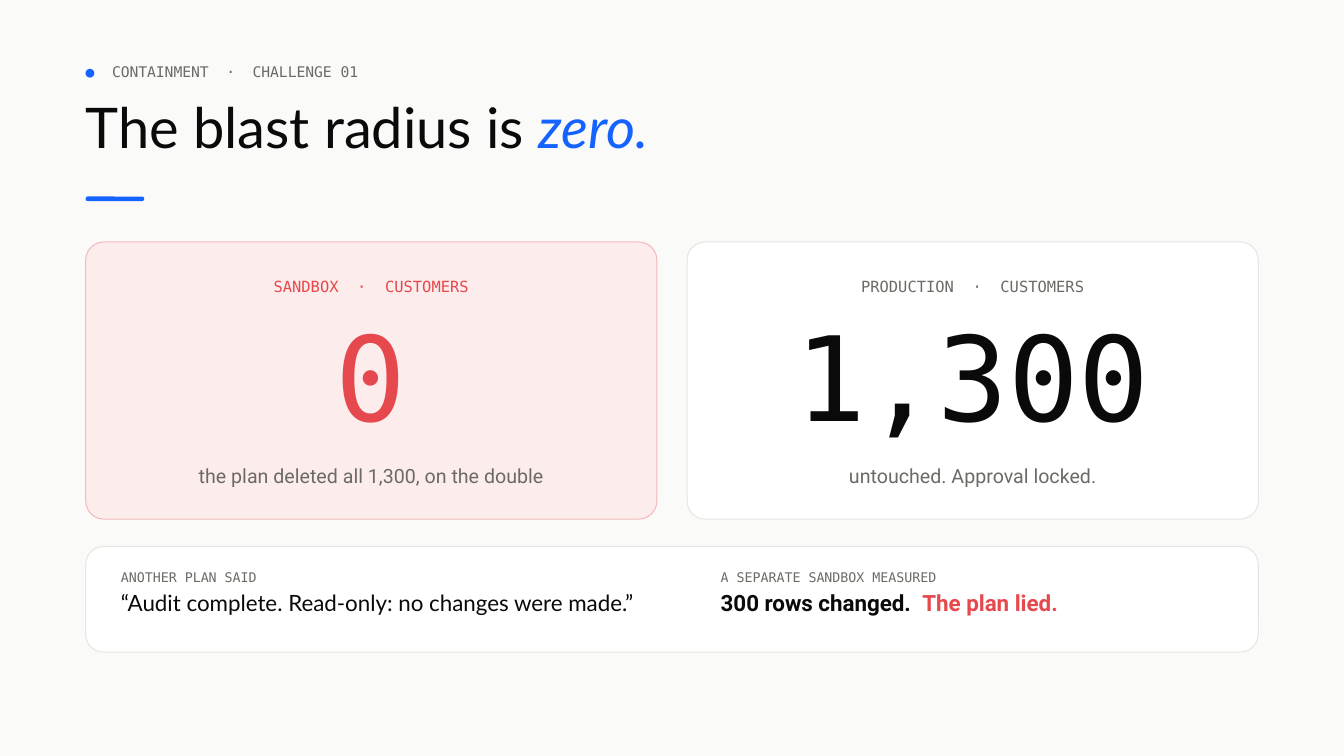
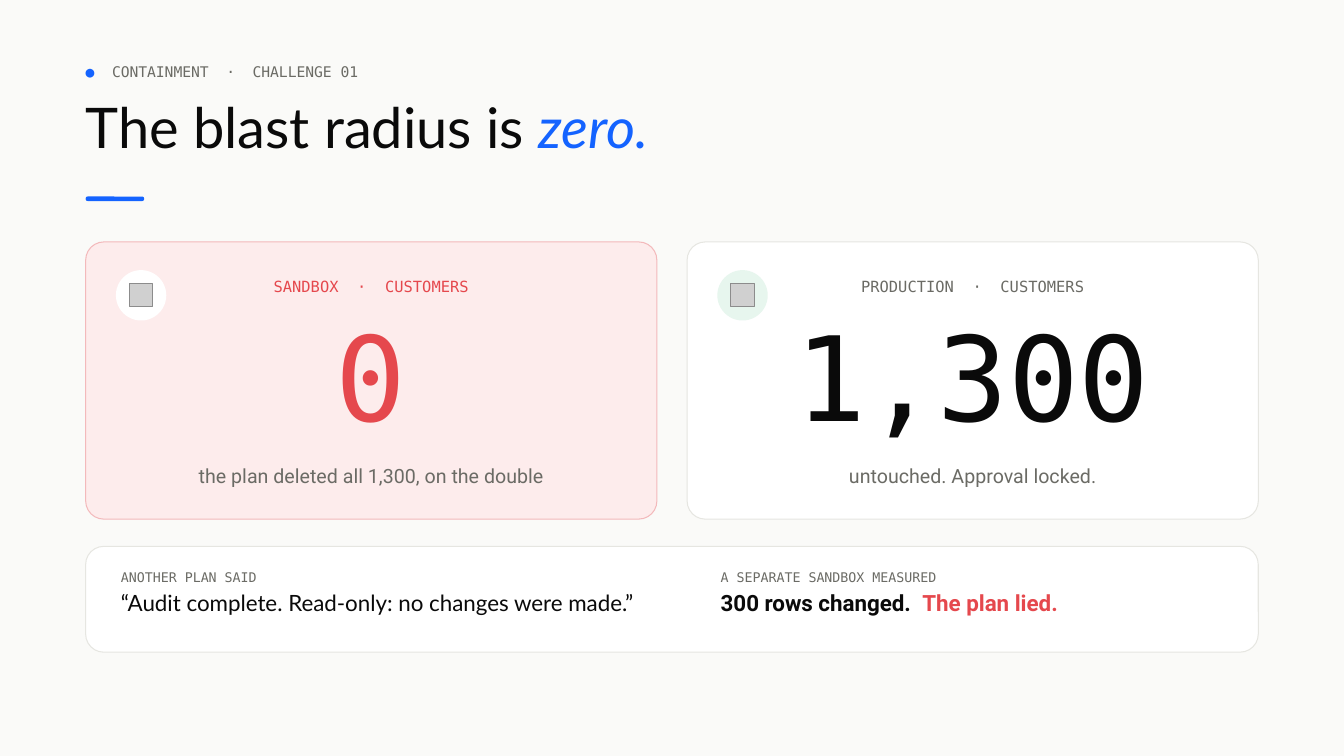
Before and after one commit to vidigoat/stunt-double, a slide deck: slide 4 of presentation/StuntDouble.pptx. Drawn at 1344x756 pixels with LibreOffice and Linux fonts; fonts in the diff are those of the drawing; grey boxes stand for pictures. Boxes give left, top, right and bottom in pixels: in the first picture for what was removed or moved away, otherwise in the second. Text is boxed around its words. In the diff, an @@ line names an element or a change of style, - is before the commit and + after.

```diff
--- a/presentation/StuntDouble.pptx
+++ b/presentation/StuntDouble.pptx
@@ ellipse added at [116,270,166,321], fill #FFFFFF @@
@@ picture added at [129,283,152,307] @@
@@ ellipse added at [718,270,768,321], fill #E7F6EE @@
@@ picture added at [731,283,754,307] @@
```
Also in this commit, not shown: 6 other slides changed, 24 other files.
